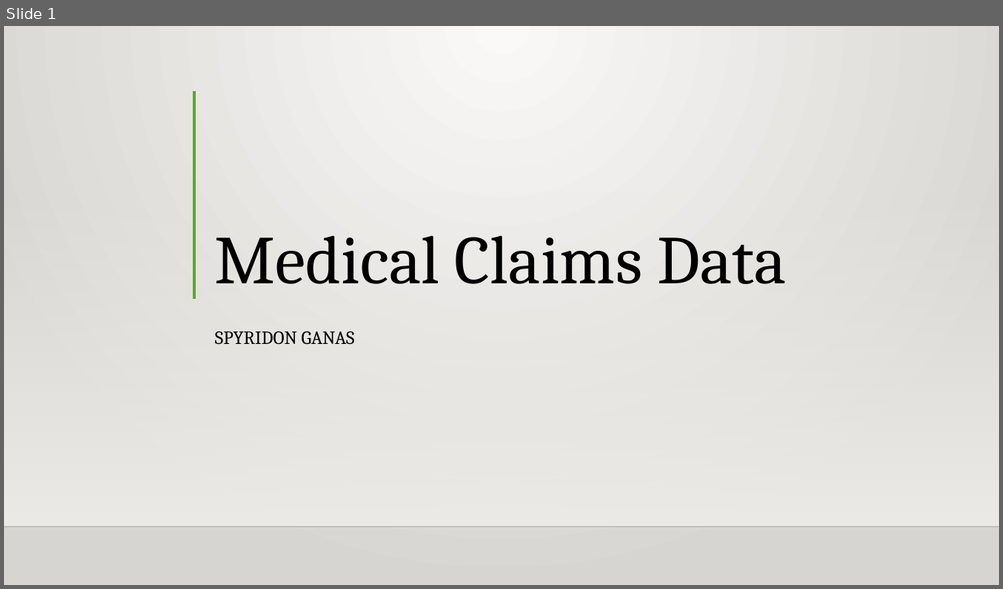
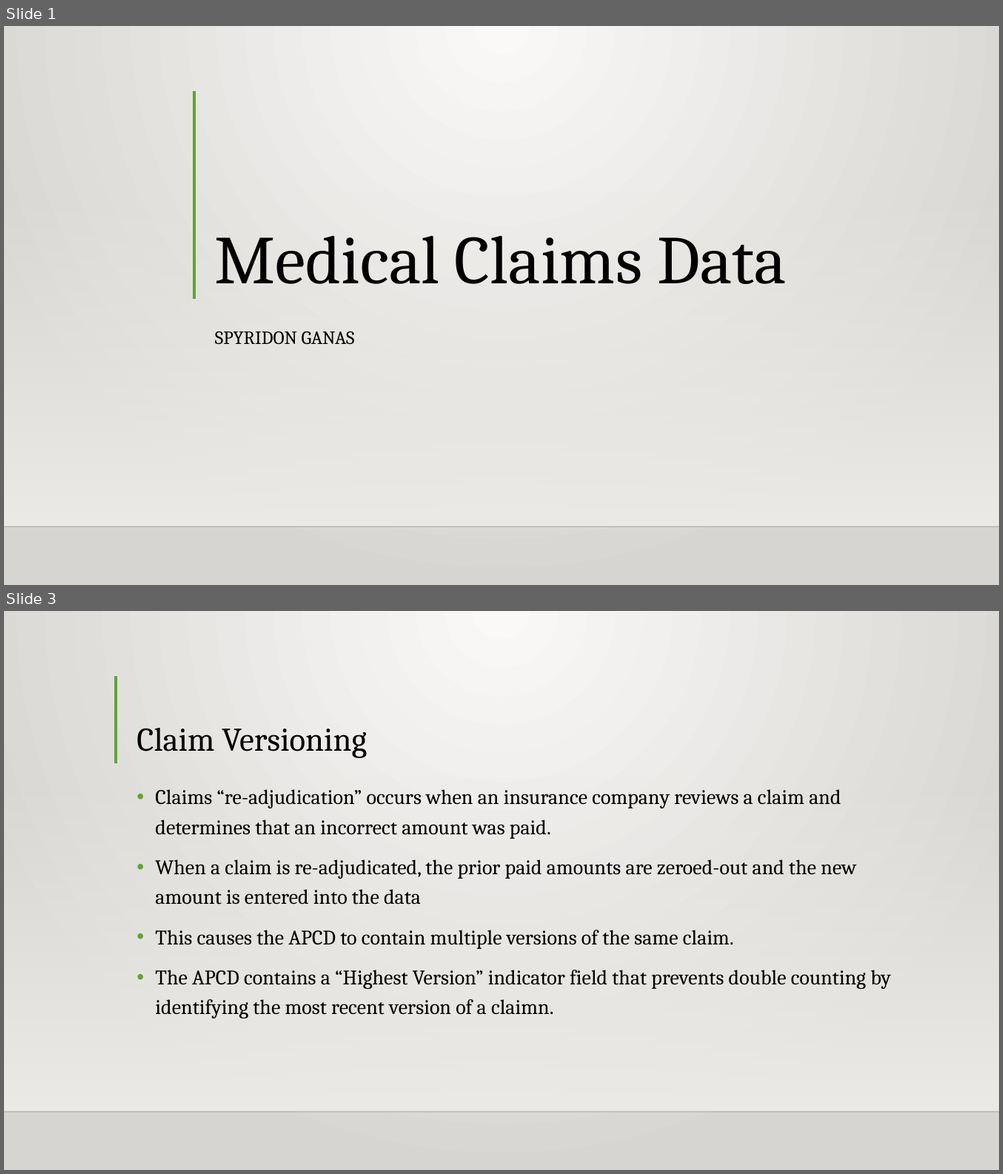
Before and after one commit to Intro-to-APCD/Intro-to-APCD.github.io, a slide deck: PowerPoints/Phase 2 - Overview/002 An Overview of Medical Claims Data.pptx. Shown one above the other, each under a label of ours: slide 1 before the commit, slides 1 and 3 after it; the slides between them are not shown. The pictures are 1003x589 and 1003x1174 pixels, drawn with LibreOffice and Linux fonts; fonts in the diff are those of the drawing; background and template pictures are left out. Boxes give left, top, right and bottom in pixels: in the first picture for what was removed or moved away, otherwise in the second. Text is boxed around its words. In the diff, an @@ line names an element or a change of style, - is before the commit and + after.

Commit message:
worked on the claims powerpoint

```diff
--- a/PowerPoints/Phase 2 - Overview/002 An Overview of Medical Claims Data.pptx
+++ b/PowerPoints/Phase 2 - Overview/002 An Overview of Medical Claims Data.pptx
@@ slide 3 added at [4, 611, 999, 1170], background gradient #FAFAF9 to #D7D5D2; not listed: 2 template elements that a slide beside it also shows @@
@@ line added from (116, 676) to (116, 763), #5FA534 3 pt @@
@@ title added at [136, 728, 367, 758], 32 pt, text #000000 @@
+Claim Versioning
@@ text added at [155, 789, 891, 1019], 20 pt, text #000000 @@
+• Claims “re-adjudication” occurs when an insurance company reviews a claim and determines that an incorrect amount was paid.
+• When a claim is re-adjudicated, the prior paid amounts are zeroed-out and the new amount is entered into the data
+• This causes the APCD to contain multiple versions of the same claim.
+• The APCD contains a “Highest Version” indicator field that prevents double counting by identifying the most recent version of a claimn.
```
Also in this commit, not shown: 2 other slides added, 3 slides removed.
